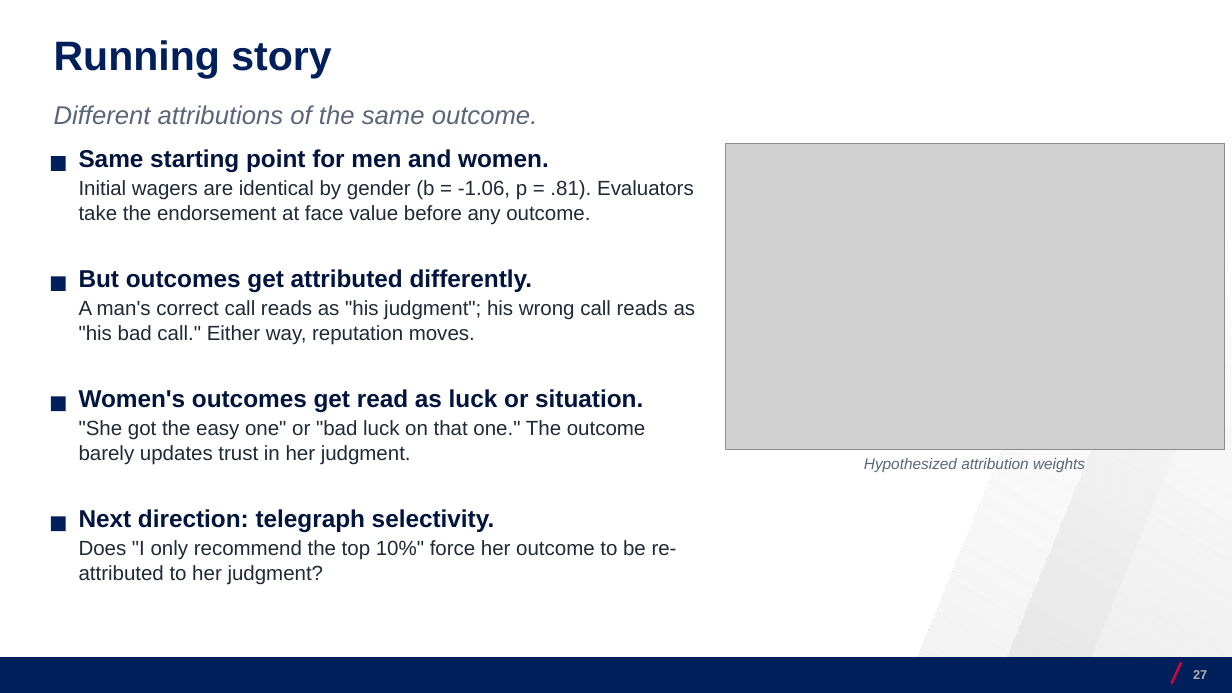
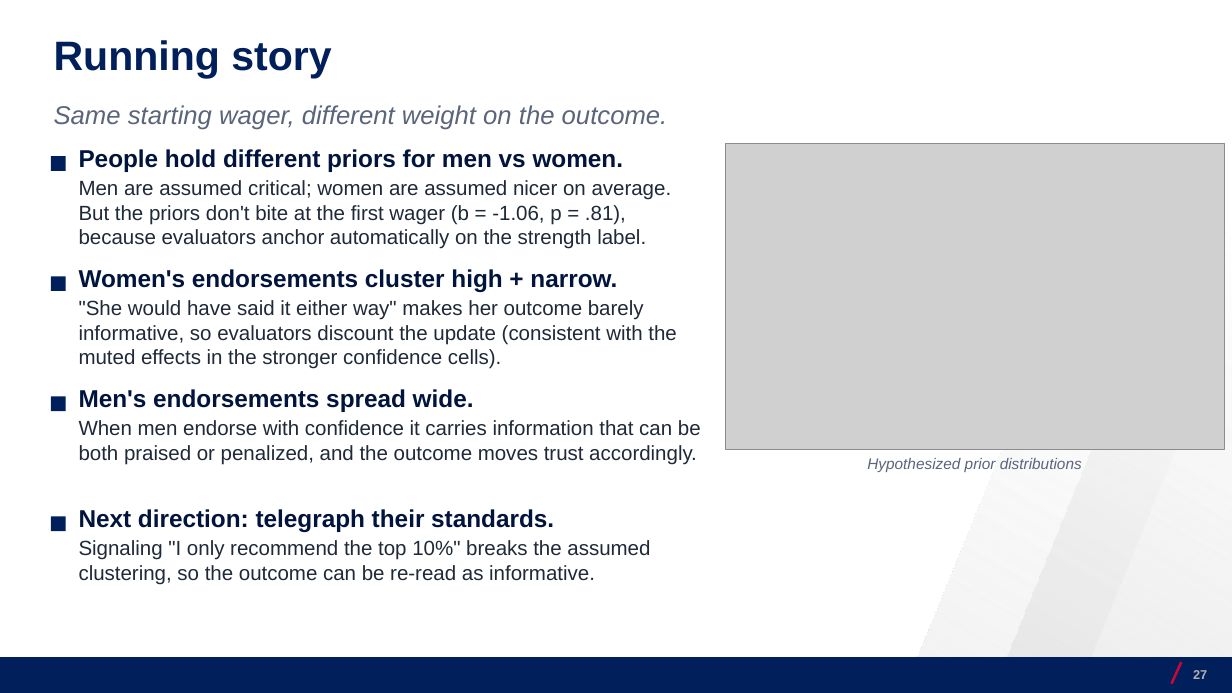
Before and after one commit to josecerv/sponsorship-network, a slide deck: slide 27 of docs/UChicago-0410.pptx. Drawn at 1232x693 pixels with LibreOffice and Linux fonts; fonts in the diff are those of the drawing; grey boxes stand for pictures; background and template pictures are left out. Boxes give left, top, right and bottom in pixels: in the first picture for what was removed or moved away, otherwise in the second. Text is boxed around its words. In the diff, an @@ line names an element or a change of style, - is before the commit and + after.

```diff
--- a/docs/UChicago-0410.pptx
+++ b/docs/UChicago-0410.pptx
@@ text at box(54, 105, 668, 130): text changed @@
-Different attributions of the same outcome.
+Same starting wager, different weight on the outcome.
@@ text at box(79, 149, 672, 249): text changed @@
-Same starting point for men and women.
-Initial wagers are identical by gender (b = -1.06, p = .81). Evaluators take the endorsement at face value before any outcome.
+People hold different priors for men vs women.
+Men are assumed critical; women are assumed nicer on average. But the priors don't bite at the first wager (b = -1.06, p = .81), because evaluators anchor automatically on the strength label.
@@ text at box(79, 269, 676, 369): text changed @@
-But outcomes get attributed differently.
-A man's correct call reads as "his judgment"; his wrong call reads as "his bad call." Either way, reputation moves.
+Women's endorsements cluster high + narrow.
+"She would have said it either way" makes her outcome barely informative, so evaluators discount the update (consistent with the muted effects in the stronger confidence cells).
@@ text at box(79, 389, 701, 465): text changed @@
-Women's outcomes get read as luck or situation.
-"She got the easy one" or "bad luck on that one." The outcome barely updates trust in her judgment.
+Men's endorsements spread wide.
+When men endorse with confidence it carries information that can be both praised or penalized, and the outcome moves trust accordingly.
@@ text at box(867, 458, 1082, 472): text changed @@
-Hypothesized attribution weights
+Hypothesized prior distributions
@@ text at box(79, 509, 650, 585): text changed @@
-Next direction: telegraph selectivity.
-Does "I only recommend the top 10%" force her outcome to be re-attributed to her judgment?
+Next direction: telegraph their standards.
+Signaling "I only recommend the top 10%" breaks the assumed clustering, so the outcome can be re-read as informative.
```
Also in this commit, not shown: 1 other file.
